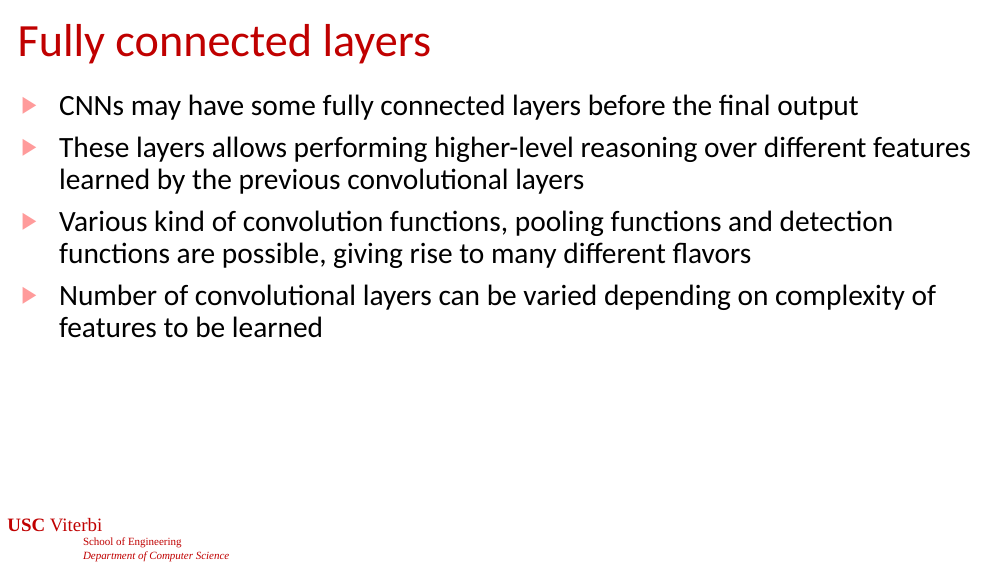
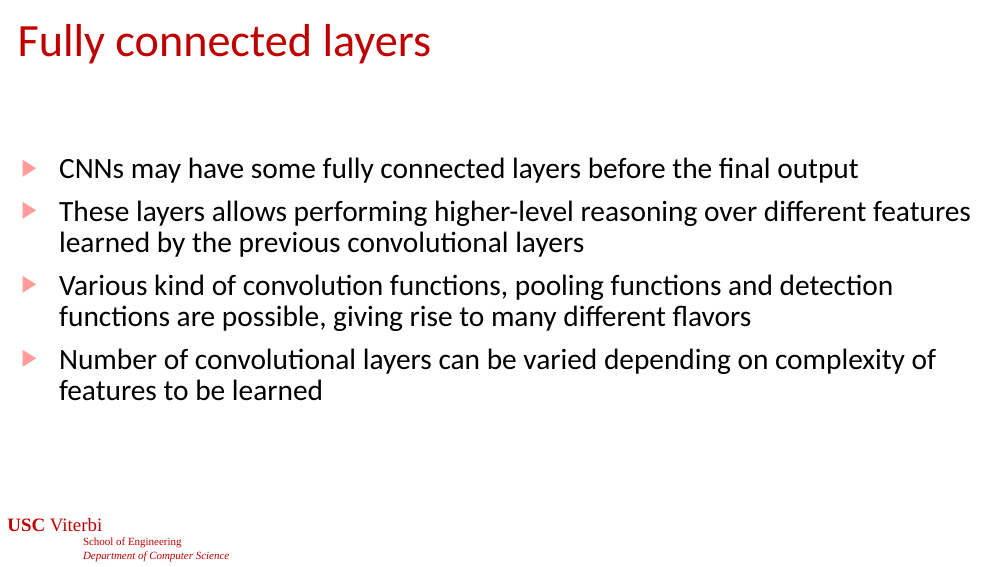
Before and after one commit to jdeshmukh/jdeshmukh.github.io, a slide deck: slide 18 of teaching/cs513slides/lecture11-SensingPerception.pptx (slide 51 before the commit). Drawn at 1008x567 pixels with LibreOffice and Linux fonts; fonts in the diff are those of the drawing; background and template pictures are left out. Boxes give left, top, right and bottom in pixels: in the first picture for what was removed or moved away, otherwise in the second. Text is boxed around its words. In the diff, an @@ line names an element or a change of style, - is before the commit and + after.

```diff
--- a/teaching/cs513slides/lecture11-SensingPerception.pptx
+++ b/teaching/cs513slides/lecture11-SensingPerception.pptx
@@ text "CNNs may have some fully ...": place and size @@
-text "CNNs may have some fully ..." at bbox=[59, 94, 971, 338]
+text "CNNs may have some fully ..." at bbox=[59, 157, 971, 401]
```
Also in this commit, not shown: 10 other slides changed, 36 slides removed, 3 other files.
